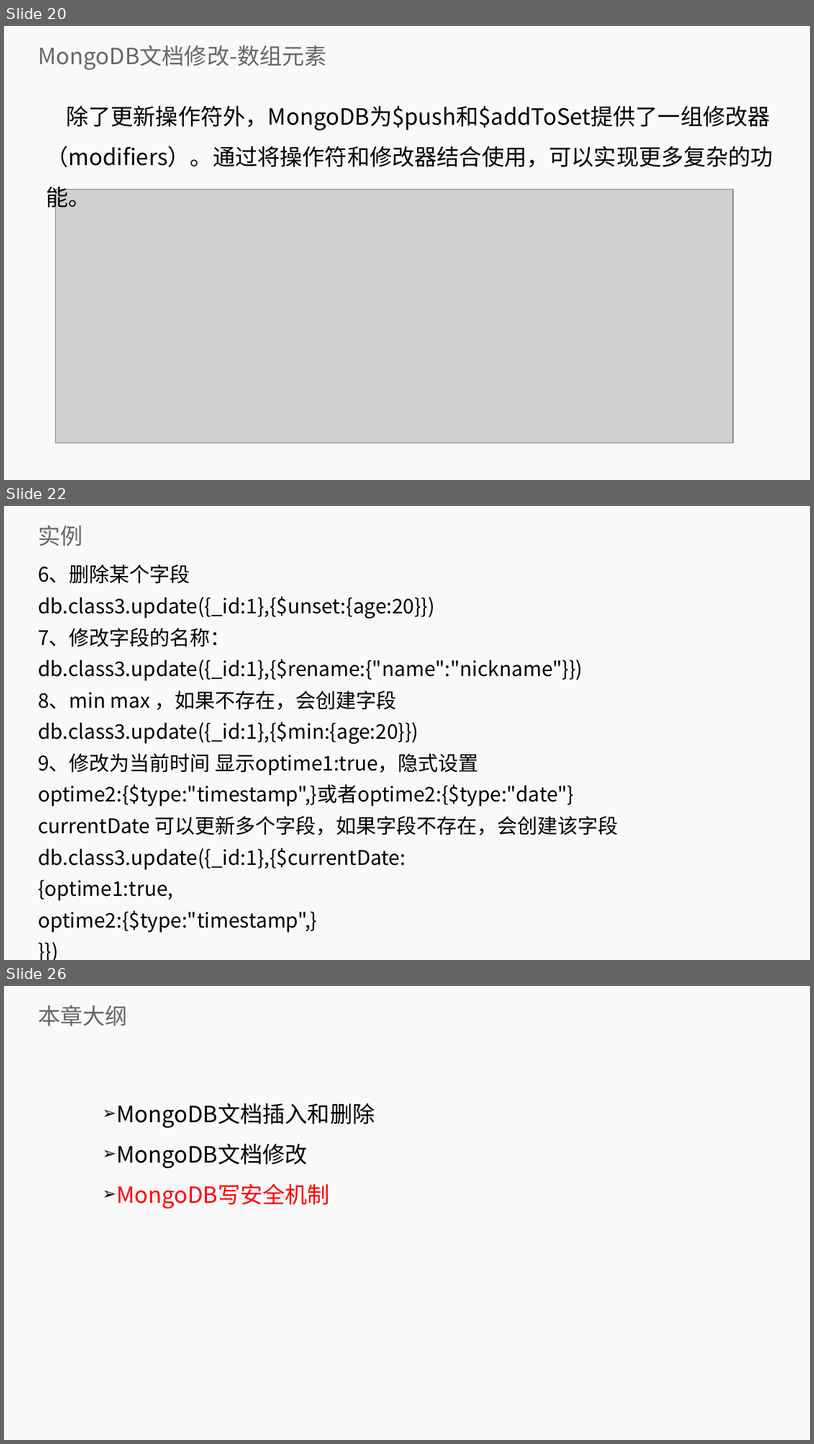
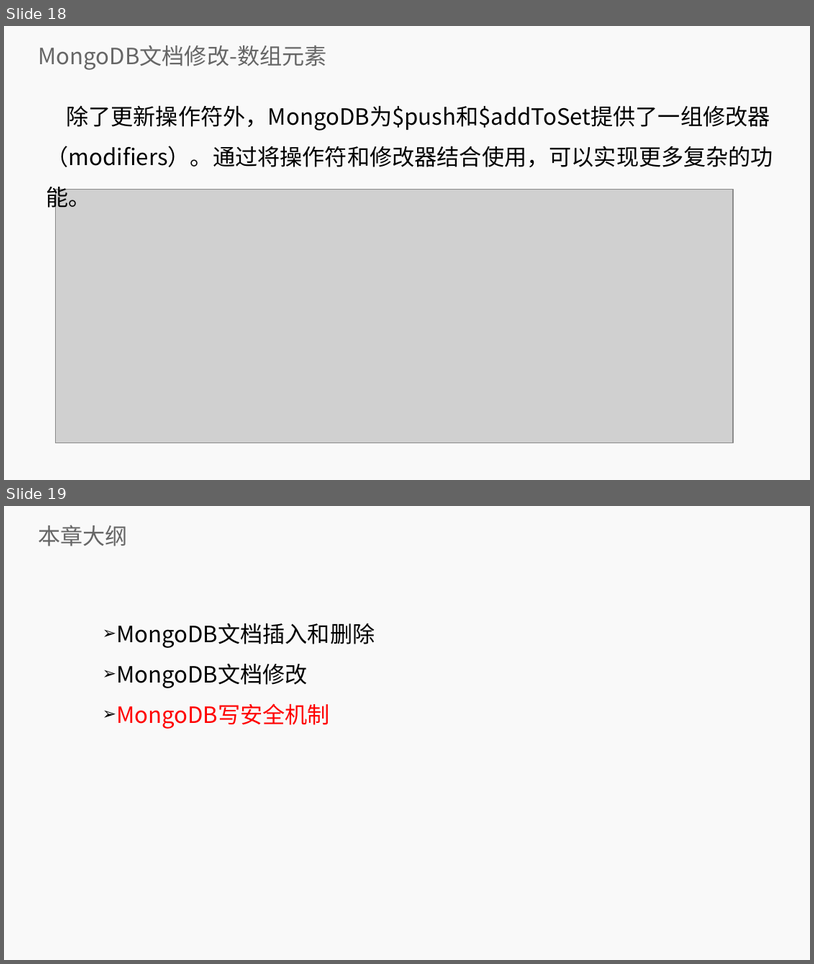
Before and after one commit to lihuanzhen2016/no-sql, a slide deck: PPT/04 MongoDB 数据更新.pptx. Shown one above the other, each under a label of ours: slides 20, 22 and 26 before the commit, slides 18 and 19 after it; the slides between them are not shown. The pictures are 814x1444 and 814x964 pixels, drawn with LibreOffice and Linux fonts; fonts in the diff are those of the drawing; grey boxes stand for pictures; background and template pictures are left out. Boxes give left, top, right and bottom in pixels: in the first picture for what was removed or moved away, otherwise in the second. Text is boxed around its words. In the diff, an @@ line names an element or a change of style, - is before the commit and + after.

```diff
--- a/PPT/04 MongoDB 数据更新.pptx
+++ b/PPT/04 MongoDB 数据更新.pptx
@@ slide 22 removed at (4,506,810,960), background #F9F9F9 @@
@@ title removed at (38,525,82,546) @@
-实例
@@ subtitle removed at (38,564,619,901) @@
-6、删除某个字段
-db.class3.update({_id:1},{$unset:{age:20}})
-7、修改字段的名称：
-db.class3.update({_id:1},{$rename:{"name":"nickname"}})
-8、min max ，如果不存在，会创建字段
-db.class3.update({_id:1},{$min:{age:20}})
-9、修改为当前时间 显示optime1:true，隐式设置
-optime2:{$type:"timestamp",}或者optime2:{$type:"date"}
-currentDate 可以更新多个字段，如果字段不存在，会创建该字段
-db.class3.update({_id:1},{$currentDate:
-{optime1:true,
-optime2:{$type:"timestamp",}
-}})
@@ what was slide 20 is now slide 18 @@
@@ what was slide 26 is now slide 19 @@
```
Also in this commit, not shown: 3 slides changed, 1 slide added, 6 other slides removed, 1 other file.
